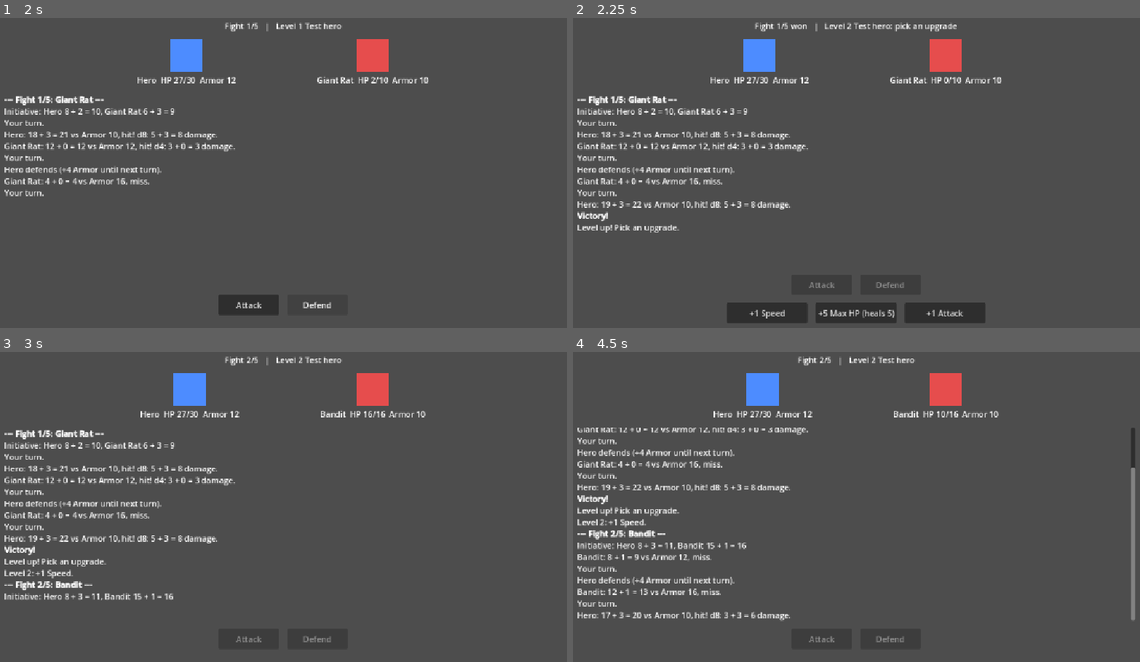
Above: before the commit, frames 1-4 (two rows, left to right).
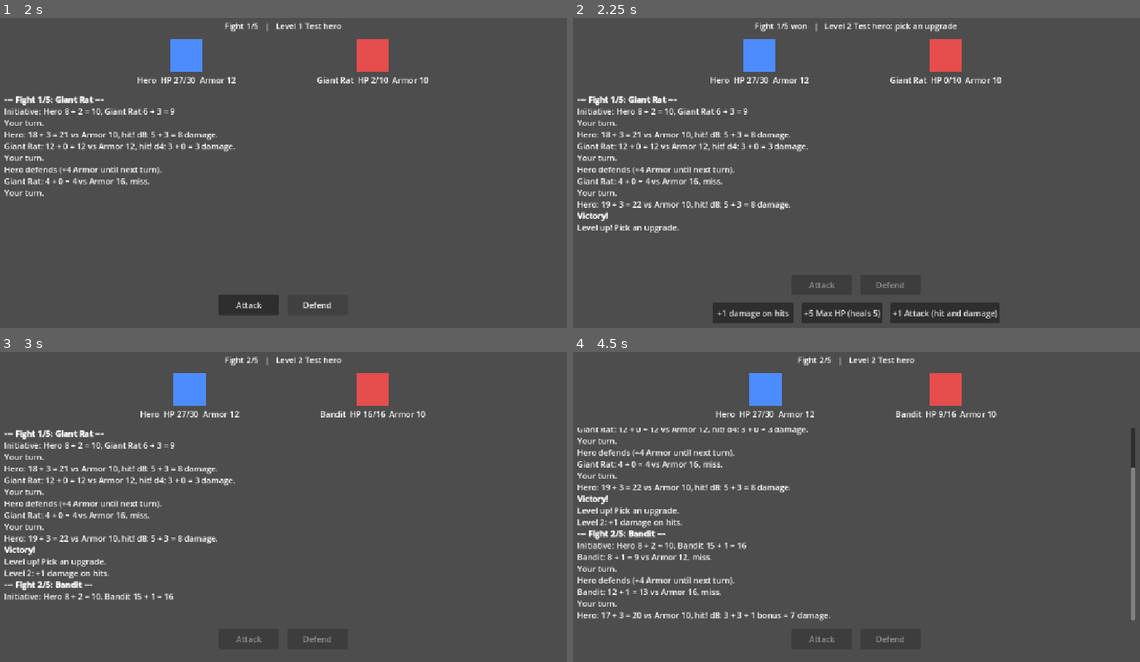
Above: after the commit, the same moments.

Repository: khasmn/project-k
Game: Godot game, scene res://scenes/combat/combat.tscn
Same seed, same stepped clock (60 frames per second), same inputs: the game is played once before the commit and once after it. This scene is started directly instead of the project's main scene.
Inputs (mouse positions are in pixels of both pictures, inside the frame that each line leads up to):
- Up to frame 1 (2 s): click "Attack" at 0.5 s; click "Defend" at 1.25 s
- Up to frame 2 (2.25 s): click "Attack" at 2 s
- Up to frame 3 (3 s): click (192, 646) at 2.75 s, where only the run before the commit has a clickable "+1 Speed"
- Up to frame 4 (4.5 s): click "Defend" at 3.5 s; click "Attack" at 4.25 s

Frame 1 is identical in both runs. In frame 2, 1.2% of the frame differs, in the area x 24-76%, y 91-99%; in frame 3, 0.1%; in frame 4, 0.9%.

Commit message:
Upgrade pool: clearer texts, Heal 50% card, remove Speed
Co-Authored-By: Claude Opus 5.5 <noreply@anthropic.com>

Diff:
--- a/data/upgrades.json
+++ b/data/upgrades.json
@@ -1,7 +1,7 @@
 [
 	{"text": "+5 Max HP (heals 5)", "stat": "max_hp", "amount": 5},
-	{"text": "+1 {attack}", "stat": "attack", "amount": 1},
-	{"text": "+1 Defense", "stat": "defense", "amount": 1},
-	{"text": "+1 Speed", "stat": "speed", "amount": 1},
-	{"text": "+1 damage on hits", "stat": "damage_bonus", "amount": 1}
+	{"text": "+1 {attack} (hit and damage)", "stat": "attack", "amount": 1},
+	{"text": "+1 Defense (+1 Armor)", "stat": "defense", "amount": 1},
+	{"text": "+1 damage on hits", "stat": "damage_bonus", "amount": 1},
+	{"text": "Heal 50% of max HP (+{heal} HP)", "stat": "heal_percent", "amount": 50}
 ]
--- a/scripts/combat/combatant.gd
+++ b/scripts/combat/combatant.gd
@@ -147,9 +147,17 @@
 	if upgrade.stat == "max_hp":
 		max_hp += amount
 		hp += amount
+	elif upgrade.stat == "heal_percent":
+		hp += _heal_amount(amount)
 	else:
 		set(upgrade.stat, int(get(upgrade.stat)) + amount)
 
 
 func upgrade_text(upgrade: Dictionary) -> String:
-	return upgrade.text.replace("{attack}", attack_name)
+	var heal: int = _heal_amount(int(upgrade.amount)) if upgrade.stat == "heal_percent" else 0
+	return upgrade.text.replace("{attack}", attack_name).replace("{heal}", str(heal))
+
+
+## HP a heal of this % of max HP would restore right now (never past max HP).
+func _heal_amount(percent: int) -> int:
+	return mini(ceili(max_hp * percent / 100.0), max_hp - hp)
--- a/tests/test_run.gd
+++ b/tests/test_run.gd
@@ -60,6 +60,10 @@
 	_check(cannon.max_hp == 31 and cannon.hp == 15, "Max HP upgrade wrong")
 	cannon.apply_upgrade({"stat": "attack", "amount": 1})
 	_check(cannon.attack == 4, "attack upgrade wrong")
+	var heal: Dictionary = {"text": "Heal (+{heal} HP)", "stat": "heal_percent", "amount": 50}
+	_check(cannon.upgrade_text(heal) == "Heal (+16 HP)", "heal text wrong: " + cannon.upgrade_text(heal))
+	cannon.apply_upgrade(heal)
+	_check(cannon.hp == 31, "heal didn't cap at max HP")
 
 	# Balance: auto-play whole runs (always attack, random upgrade), per class.
 	Dice.forced_rolls = []
